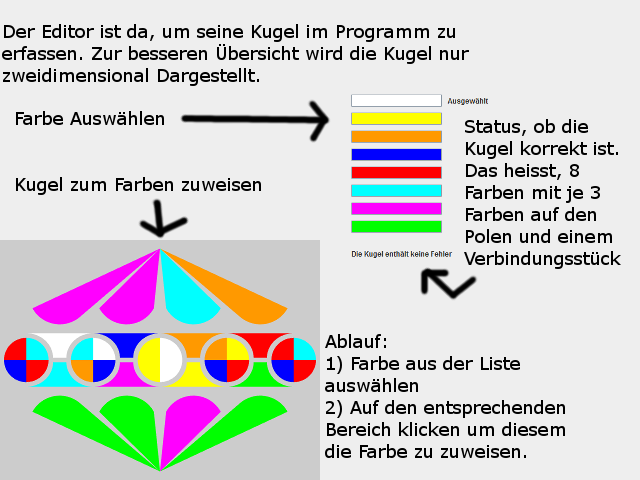
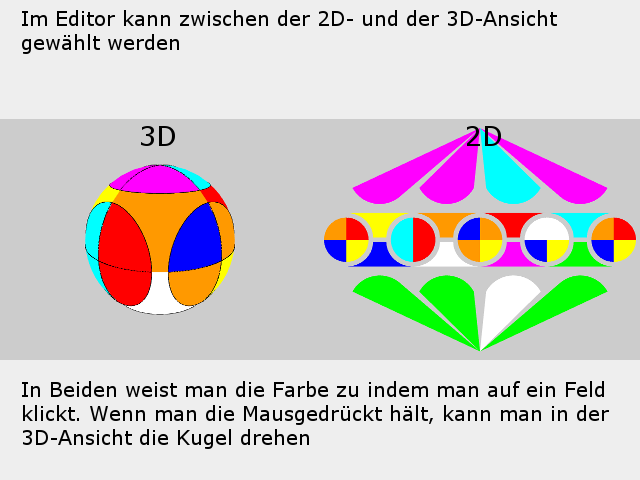
Revision of a layered 640 x 480 image; what changed, layer by layer:
added layer "In Beiden weist man die Farbe ..." above "Im Editor kann zwischen der 2D..." over [22, 381, 609, 449]
renamed "Status, ob die Kugel korrekt i..." to "Im Editor kann zwischen der 2D...", painted on it over [22, 10, 621, 269]
renamed "Farbe Auswählen ..." to "2D", painted on it over [16, 111, 501, 195]
renamed "Ablauf: ..." to "3D", painted on it over [141, 126, 565, 458]
removed layer "Der Editor ist da, um seine Ku..." over [2, 24, 469, 86]
renamed "Ebene" to "Ebene #1", painted on it over [0, 99, 640, 360]
removed layer "Eingefügte Ebene #1" over [343, 94, 497, 268]
renamed "Eingefügte Ebene" to "Ebene", hid it, painted on it over [0, 10, 640, 480]
